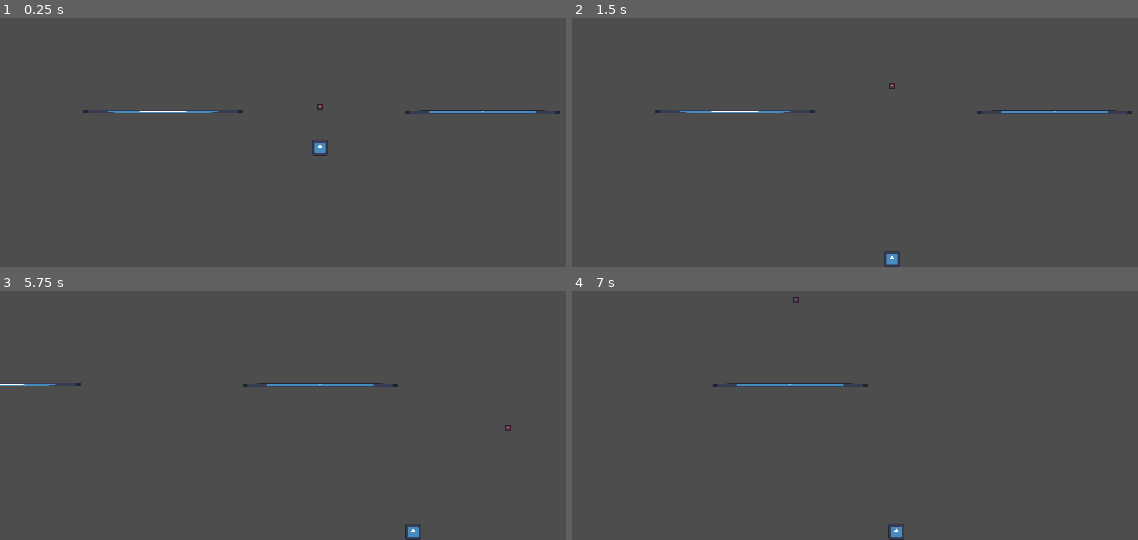
Above: before the commit, frames 1-4 (two rows, left to right).
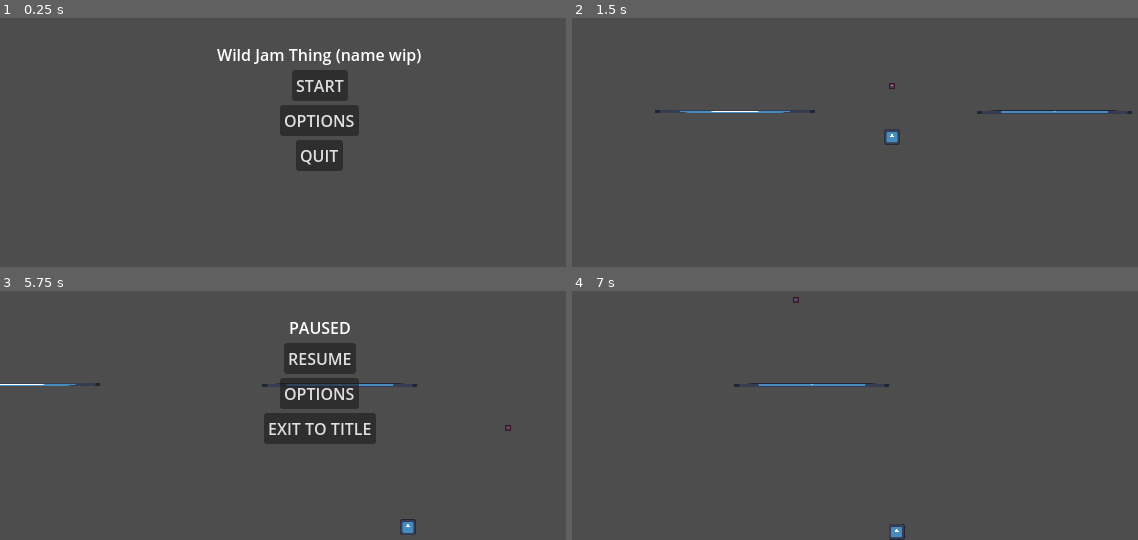
Above: after the commit, the same moments.

Repository: TBNEO/freezer_v2
Game: Godot game, scene res://scenes/main_menu.tscn
Same seed, same stepped clock (60 frames per second), same inputs: the game is played once before the commit and once after it. Before the commit the project starts from res://scenes/MAIN.tscn. The engine's default icon, where the game draws it, is replaced by a stand-in: a white triangle on a blue panel in a dark square.
Inputs (mouse positions are in pixels of both pictures, inside the frame that each line leads up to):
- Up to frame 1 (0.25 s): no input
- Up to frame 2 (1.5 s): click (888, 120) at 0.5 s, where only the run after the commit has a clickable "OPTIONS"; click (894, 85) at 1.25 s, where only the run after the commit has a clickable "START"
- Up to frame 3 (5.75 s): tap Enter at 2 s; move the mouse to (458, 363) at 2.02 s; hold D (right) 2.03-2.75 s; tap Shift (dash) at 2.1 s; click (458, 363) at 2.17 s; tap Space (jump) at 2.27, 5.27 s; drag from (192, 395) to (288, 442) at 2.77 s; move the mouse to (384, 308) at 3.52 s; hold A (left) 3.53-4.25 s; tap Backspace at 3.6 s; drag from (288, 442) to (130, 330) at 4.27 s; move the mouse to (509, 427) at 5.02 s; hold D (right) from 5.03 s (still down); tap F at 5.1 s; tap Escape (ui_cancel) at 5.65 s
- Up to frame 4 (7 s): release D (right) at 5.75 s; click (894, 358) at 5.75 s, where only the run after the commit has a clickable "RESUME"; drag from (702, 330) to (798, 300) at 6.52 s

The runs differ from the first frame. In frame 1, 5.1% of the frame differs, in the area x 14-99%, y 12-62%; in frame 2, 0.3%; in frame 3, 6.2%, in the area x 4-90%, y 12-100%; in frame 4, 0.2%.

Commit message:
pause and main menu

Diff:
--- a/Ui/main_menu.gd
+++ b/Ui/main_menu.gd
@@ -3,7 +3,7 @@
 
 
 func _on_start_button_down():
-	pass # Replace with function body.
+	get_tree().change_scene_to_file("res://scenes/MAIN.tscn")
 
 
 func _on_options_button_down():
@@ -12,4 +12,4 @@
 
 
 func _on_quit_button_down():
-	pass # Replace with function body.
+	get_tree().quit()
--- a/project.godot
+++ b/project.godot
@@ -11,7 +11,7 @@
 [application]
 
 config/name="FREEZE IT!"
-run/main_scene="res://scenes/MAIN.tscn"
+run/main_scene="res://scenes/main_menu.tscn"
 config/features=PackedStringArray("4.3", "GL Compatibility")
 config/icon="res://icon.svg"
 
@@ -67,6 +67,11 @@
 "events": [Object(InputEventMouseButton,"resource_local_to_scene":false,"resource_name":"","device":-1,"window_id":0,"a …(256 unchanged characters)…
 ]
 }
+pause={
+"deadzone": 0.5,
+"events": [Object(InputEventKey,"resource_local_to_scene":false,"resource_name":"","device":-1,"window_id":0,"alt_pressed":false,"shift_pressed":false,"ctrl_pressed":false,"meta_pressed":false,"pressed":false,"keycode":0,"physical_keycode":4194305,"key_label":0,"unicode":0,"location":0,"echo":false,"script":null)
+]
+}
 
 [rendering]
 
--- /dev/null
+++ b/scenes/GAME.gd
@@ -0,0 +1,25 @@
+extends Node
+
+@onready var pause_menu = $CanvasLayer/PauseMenu
+@onready var main = $MAIN
+
+func _ready():
+	pause_menu.resume.connect(unpause_game)
+
+
+func _unhandled_input(event):
+	if Input.is_action_just_pressed("pause"):
+		match main.process_mode:
+			Node.PROCESS_MODE_INHERIT:
+				pause_game()
+			Node.PROCESS_MODE_DISABLED:
+				unpause_game()
+
+
+func pause_game():
+	main.process_mode = Node.PROCESS_MODE_DISABLED
+	pause_menu.visible = true
+
+func unpause_game():
+	main.process_mode = Node.PROCESS_MODE_INHERIT
+	pause_menu.visible = false
--- a/scenes/MAIN.tscn
+++ b/scenes/MAIN.tscn
@@ -1,62 +1,15 @@
-[gd_scene load_steps=9 format=3 uid="uid://bnadksjvd1fyi"]
+[gd_scene load_steps=4 format=3 uid="uid://bnadksjvd1fyi"]
 
-[ext_resource type="PackedScene" uid="uid://b6etsfjlk68g7" path="res://objects/player/player.tscn" id="1_6m8t6"]
-[ext_resource type="Script" path="res://objects/mechanics/main.gd" id="1_pual7"]
-[ext_resource type="Texture2D" uid="uid://d4dg06m7vsig3" path="res://icon.svg" id="2_aiinw"]
-[ext_resource type="Script" path="res://objects/mechanics/terrain.gd" id="2_wbyfg"]
-[ext_resource type="Script" path="res://objects/player/crosshair.gd" id="5_bnup1"]
+[ext_resource type="Script" path="res://scenes/GAME.gd" id="1_d1yqb"]
+[ext_resource type="PackedScene" uid="uid://wc23oia3n6p4" path="res://scenes/gameplay_main.tscn" id="1_ti3jq"]
+[ext_resource type="PackedScene" uid="uid://c0nt2ei1ryy4f" path="res://scenes/pause_menu.tscn" id="3_g8ggc"]
 
-[sub_resource type="WorldBoundaryShape2D" id="WorldBoundaryShape2D_wucn5"]
+[node name="Node" type="Node"]
+script = ExtResource("1_d1yqb")
 
-[sub_resource type="SegmentShape2D" id="SegmentShape2D_21xru"]
-a = Vector2(-80, 0)
-b = Vector2(80, 0)
+[node name="MAIN" parent="." instance=ExtResource("1_ti3jq")]
 
-[sub_resource type="SegmentShape2D" id="SegmentShape2D_wnnuo"]
-a = Vector2(80, 0)
-b = Vector2(-80, 0)
+[node name="CanvasLayer" type="CanvasLayer" parent="."]
 
-[node name="MAIN" type="Node2D"]
-script = ExtResource("1_pual7")
-
-[node name="Crosshair" type="Node2D" parent="."]
-script = ExtResource("5_bnup1")
-
-[node name="Sprite2D" type="Sprite2D" parent="Crosshair"]
-modulate = Color(1, 0.415686, 0.443137, 1)
-scale = Vector2(0.05, 0.05)
-texture = ExtResource("2_aiinw")
-
-[node name="Pausable" type="Node" parent="."]
-
-[node name="PLAYER" parent="Pausable" instance=ExtResource("1_6m8t6")]
-position = Vector2(157, 172)
-
-[node name="StaticBody2D" type="StaticBody2D" parent="Pausable"]
-script = ExtResource("2_wbyfg")
-
-[node name="CollisionShape2D" type="CollisionShape2D" parent="Pausable/StaticBody2D"]
-position = Vector2(0, 320)
-shape = SubResource("WorldBoundaryShape2D_wucn5")
-
-[node name="platformA" type="CollisionShape2D" parent="Pausable/StaticBody2D"]
-position = Vector2(0, 165)
-shape = SubResource("SegmentShape2D_21xru")
-one_way_collision = true
-
-[node name="Sprite2D" type="Sprite2D" parent="Pausable/StaticBody2D/platformA"]
-position = Vector2(-3.8147e-06, -0.5)
-scale = Vector2(1.25, 0.0234375)
-texture = ExtResource("2_aiinw")
-
-[node name="platformB" type="CollisionShape2D" parent="Pausable/StaticBody2D"]
-position = Vector2(320, 165)
-shape = SubResource("SegmentShape2D_wnnuo")
-one_way_collision = true
-
-[node name="Sprite2D2" type="Sprite2D" parent="Pausable/StaticBody2D/platformB"]
-position = Vector2(-0.500163, 0.249999)
-scale = Vector2(1.21094, 0.0273437)
-texture = ExtResource("2_aiinw")
-
-[node name="EnemyParent" type="Node" parent="Pausable"]
+[node name="PauseMenu" parent="CanvasLayer" instance=ExtResource("3_g8ggc")]
+visible = false
--- /dev/null
+++ b/scenes/gameplay_main.tscn
@@ -0,0 +1,62 @@
+[gd_scene load_steps=9 format=3 uid="uid://wc23oia3n6p4"]
+
+[ext_resource type="Script" path="res://objects/mechanics/main.gd" id="1_ewkc7"]
+[ext_resource type="Script" path="res://objects/player/crosshair.gd" id="2_vb2iv"]
+[ext_resource type="Texture2D" uid="uid://d4dg06m7vsig3" path="res://icon.svg" id="3_dojtt"]
+[ext_resource type="PackedScene" uid="uid://b6etsfjlk68g7" path="res://objects/player/player.tscn" id="4_hjfkt"]
+[ext_resource type="Script" path="res://objects/mechanics/terrain.gd" id="5_4imqo"]
+
+[sub_resource type="WorldBoundaryShape2D" id="WorldBoundaryShape2D_wucn5"]
+
+[sub_resource type="SegmentShape2D" id="SegmentShape2D_21xru"]
+a = Vector2(-80, 0)
+b = Vector2(80, 0)
+
+[sub_resource type="SegmentShape2D" id="SegmentShape2D_wnnuo"]
+a = Vector2(80, 0)
+b = Vector2(-80, 0)
+
+[node name="MAIN" type="Node2D"]
+script = ExtResource("1_ewkc7")
+
+[node name="Crosshair" type="Node2D" parent="."]
+script = ExtResource("2_vb2iv")
+
+[node name="Sprite2D" type="Sprite2D" parent="Crosshair"]
+modulate = Color(1, 0.415686, 0.443137, 1)
+scale = Vector2(0.05, 0.05)
+texture = ExtResource("3_dojtt")
+
+[node name="Pausable" type="Node" parent="."]
+
+[node name="PLAYER" parent="Pausable" instance=ExtResource("4_hjfkt")]
+position = Vector2(157, 172)
+
+[node name="StaticBody2D" type="StaticBody2D" parent="Pausable"]
+script = ExtResource("5_4imqo")
+
+[node name="CollisionShape2D" type="CollisionShape2D" parent="Pausable/StaticBody2D"]
+position = Vector2(0, 320)
+shape = SubResource("WorldBoundaryShape2D_wucn5")
+
+[node name="platformA" type="CollisionShape2D" parent="Pausable/StaticBody2D"]
+position = Vector2(0, 165)
+shape = SubResource("SegmentShape2D_21xru")
+one_way_collision = true
+
+[node name="Sprite2D" type="Sprite2D" parent="Pausable/StaticBody2D/platformA"]
+position = Vector2(-3.8147e-06, -0.5)
+scale = Vector2(1.25, 0.0234375)
+texture = ExtResource("3_dojtt")
+
+[node name="platformB" type="CollisionShape2D" parent="Pausable/StaticBody2D"]
+position = Vector2(320, 165)
+shape = SubResource("SegmentShape2D_wnnuo")
+one_way_collision = true
+
+[node name="Sprite2D2" type="Sprite2D" parent="Pausable/StaticBody2D/platformB"]
+position = Vector2(-0.500163, 0.249999)
+scale = Vector2(1.21094, 0.0273437)
+texture = ExtResource("3_dojtt")
+
+[node name="EnemyParent" type="Node" parent="Pausable"]
--- /dev/null
+++ b/scenes/main.gd
@@ -0,0 +1 @@
+extends Node
--- /dev/null
+++ b/scenes/pause_menu.gd
@@ -0,0 +1,14 @@
+extends Control
+
+signal resume
+
+func _on_resume_button_down():
+	emit_signal("resume")
+
+
+func _on_options_button_down():
+	pass # Replace with function body.
+
+
+func _on_exit_to_title_button_down():
+	get_tree().change_scene_to_file("res://scenes/main_menu.tscn")
--- /dev/null
+++ b/scenes/pause_menu.tscn
@@ -0,0 +1,47 @@
+[gd_scene load_steps=2 format=3 uid="uid://c0nt2ei1ryy4f"]
+
+[ext_resource type="Script" path="res://scenes/pause_menu.gd" id="1_nc0aw"]
+
+[node name="PauseMenu" type="Control"]
+layout_mode = 3
+anchors_preset = 15
+anchor_right = 1.0
+anchor_bottom = 1.0
+grow_horizontal = 2
+grow_vertical = 2
+size_flags_horizontal = 4
+size_flags_vertical = 4
+script = ExtResource("1_nc0aw")
+
+[node name="VBoxContainer" type="VBoxContainer" parent="."]
+layout_mode = 1
+anchors_preset = 15
+anchor_right = 1.0
+anchor_bottom = 1.0
+grow_horizontal = 2
+grow_vertical = 2
+alignment = 1
+
+[node name="Label" type="Label" parent="VBoxContainer"]
+layout_mode = 2
+text = "PAUSED"
+horizontal_alignment = 1
+
+[node name="resume" type="Button" parent="VBoxContainer"]
+layout_mode = 2
+size_flags_horizontal = 4
+text = "RESUME"
+
+[node name="options" type="Button" parent="VBoxContainer"]
+layout_mode = 2
+size_flags_horizontal = 4
+text = "OPTIONS"
+
+[node name="exit to title" type="Button" parent="VBoxContainer"]
+layout_mode = 2
+size_flags_horizontal = 4
+text = "EXIT TO TITLE"
+
+[connection signal="button_down" from="VBoxContainer/resume" to="." method="_on_resume_button_down"]
+[connection signal="button_down" from="VBoxContainer/options" to="." method="_on_options_button_down"]
+[connection signal="button_down" from="VBoxContainer/exit to title" to="." method="_on_exit_to_title_button_down"]
Not shown: 2 places in scenes/main_menu.tscn that only renumber resources
